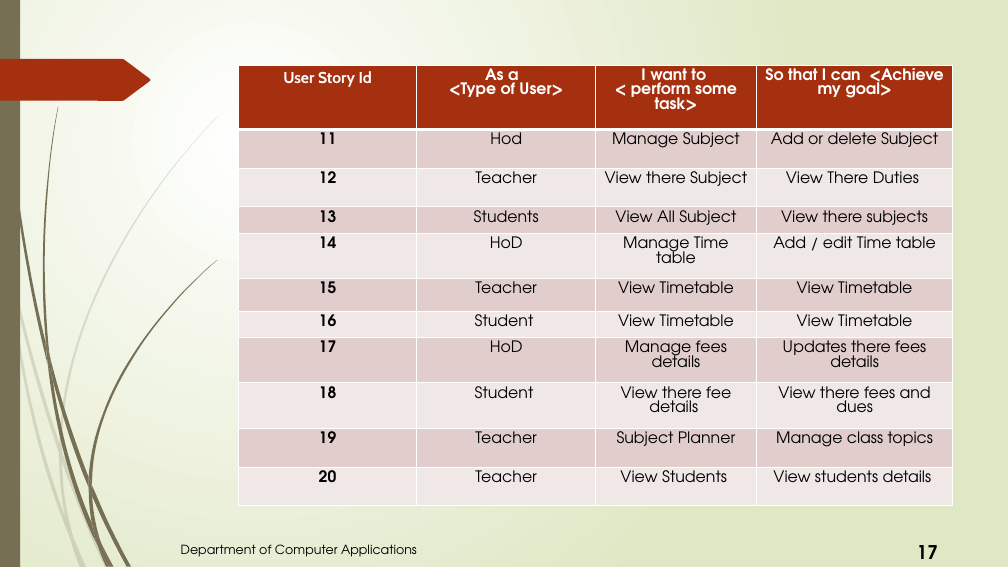
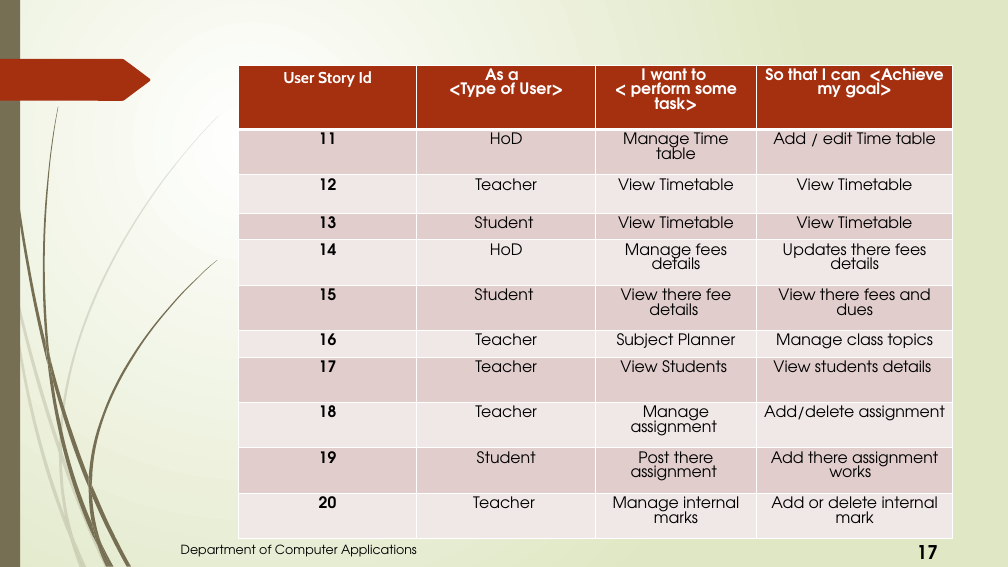
Before and after one commit to ashique1213/Academic-Management-System, a slide deck: slide 15 of PPT Main Project.pptx. Drawn at 1008x567 pixels with LibreOffice and Linux fonts; fonts in the diff are those of the drawing. Boxes give left, top, right and bottom in pixels: in the first picture for what was removed or moved away, otherwise in the second. Text is boxed around its words. In the diff, an @@ line names an element or a change of style, - is before the commit and + after.

```diff
--- a/PPT Main Project.pptx
+++ b/PPT Main Project.pptx
@@ table at (x1=238, y1=65, x2=953, y2=538) @@
-row 2: 11 | Hod | Manage Subject | Add or delete Subject
+row 2: 11 | HoD | Manage Time table | Add / edit Time table
-row 3, column 3: View there Subject
+row 3, column 3: View Timetable
-row 3, column 4: View There Duties
+row 3, column 4: View Timetable
-row 4: 13 | Students | View All Subject | View there subjects
+row 4: 13 | Student | View Timetable | View Timetable
-row 5, column 3: Manage Time table
+row 5, column 3: Manage fees details
-row 5, column 4: Add / edit Time table
+row 5, column 4: Updates there fees details
-row 6: 15 | Teacher | View Timetable | View Timetable
+row 6: 15 | Student | View there fee details | View there fees and dues
-row 7: 16 | Student | View Timetable | View Timetable
+row 7: 16 | Teacher | Subject Planner | Manage class topics
-row 8: 17 | HoD | Manage fees details | Updates there fees details
+row 8: 17 | Teacher | View Students | View students details
-row 9: 18 | Student | View there fee details | View there fees and dues
+row 9: 18 | Teacher | Manage assignment | Add/delete assignment
-row 10: 19 | Teacher | Subject Planner | Manage class topics
+row 10: 19 | Student | Post there assignment | Add there assignment works
-row 11, column 3: View Students
+row 11, column 3: Manage internal marks
-row 11, column 4: View students details
+row 11, column 4: Add or delete internal mark
```
Also in this commit, not shown: 4 other slides changed, 28 other files.
